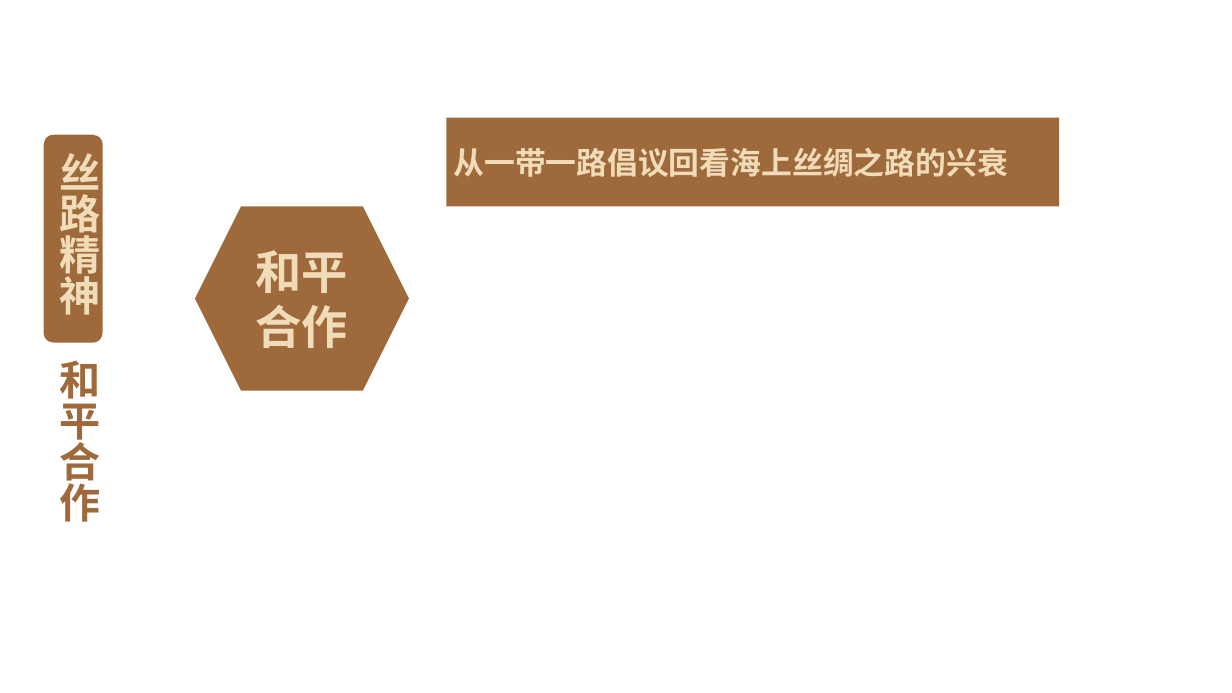
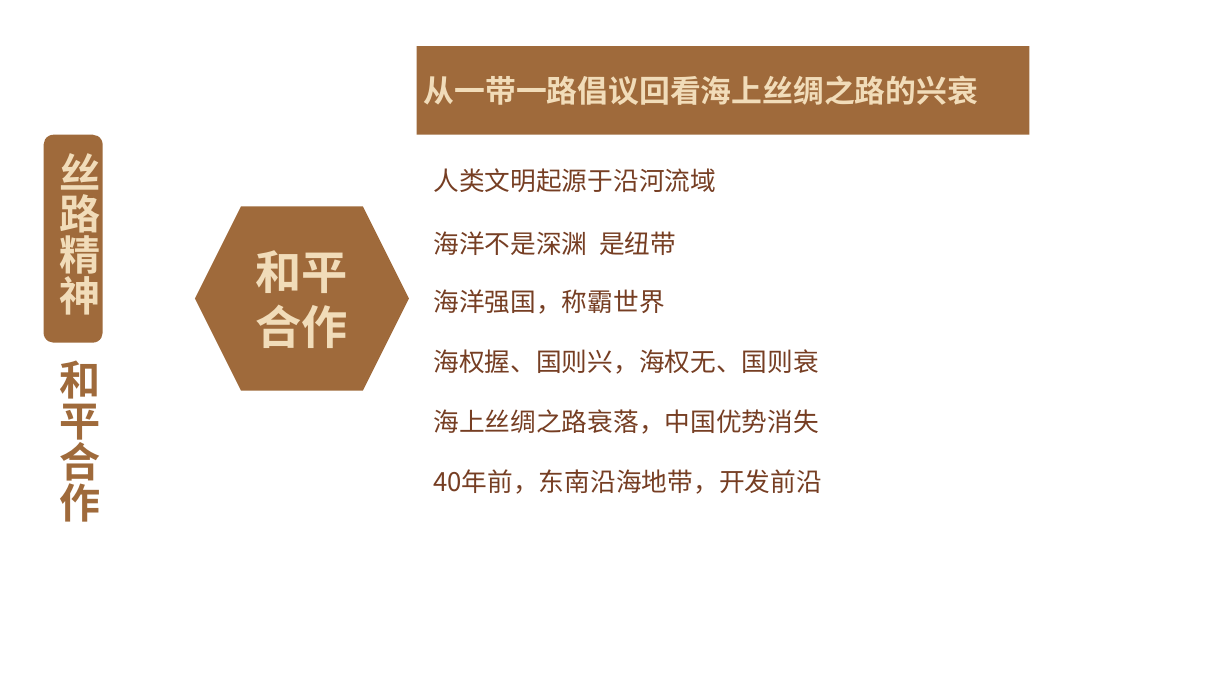
Before and after one commit to FredJiangFei/freetalk, a slide deck: slide 20 of 一带一路/一带一路 - 1.pptx (slide 26 before the commit). Drawn at 1232x693 pixels with LibreOffice and Linux fonts; fonts in the diff are those of the drawing; background and template pictures are left out. Boxes give left, top, right and bottom in pixels: in the first picture for what was removed or moved away, otherwise in the second. Text is boxed around its words. In the diff, an @@ line names an element or a change of style, - is before the commit and + after.

```diff
--- a/一带一路/一带一路 - 1.pptx
+++ b/一带一路/一带一路 - 1.pptx
@@ rectangle "从一带一路倡议回看海上丝绸之路的兴衰": place and size @@
-rectangle "从一带一路倡议回看海上丝绸之路的兴衰" at (446, 117, 1059, 206)
+rectangle "从一带一路倡议回看海上丝绸之路的兴衰" at (417, 46, 1030, 135)
@@ text added at (433, 168, 716, 192), 20 pt, text #763E23 @@
+人类文明起源于沿河流域
@@ text added at (433, 231, 676, 255), 20 pt, text #763E23 @@
+海洋不是深渊 是纽带
@@ text added at (433, 289, 664, 314), 20 pt, text #763E23 @@
+海洋强国，称霸世界
@@ text added at (433, 349, 819, 374), 20 pt, text #763E23 @@
+海权握、国则兴，海权无、国则衰
@@ text added at (433, 409, 819, 434), 20 pt, text #763E23 @@
+海上丝绸之路衰落，中国优势消失
@@ text added at (433, 469, 822, 494), 20 pt, text #763E23 @@
+40年前，东南沿海地带，开发前沿
```
Also in this commit, not shown: 11 other slides changed, 3 slides added, 11 slides removed, 1 other file.
